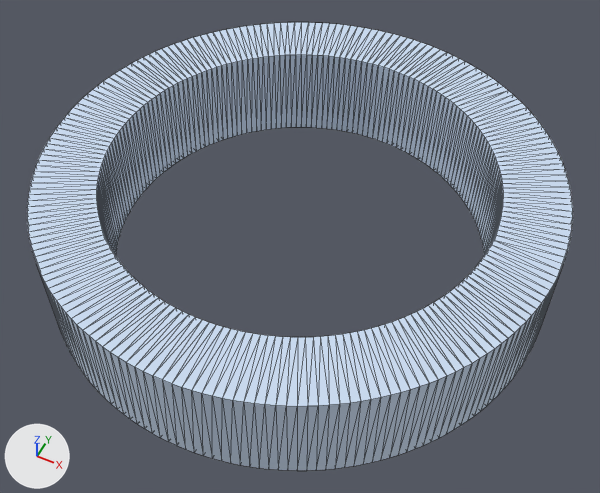
The OBJ model model/logotype.obj as it was, and as the next commit left it.
Before and after are seen from a 50 mm lens placed at (25.1, -50.1, 57.6), pointed at (1.1, -2.3, -2.3). Every picture has the same lights, and +X, +Y and +Z are marked at lower left. Mesh edges are drawn as thin lines. Where no turn or scale is listed for an object, it has been applied to the vertices.

The first picture shows 'logotype'.
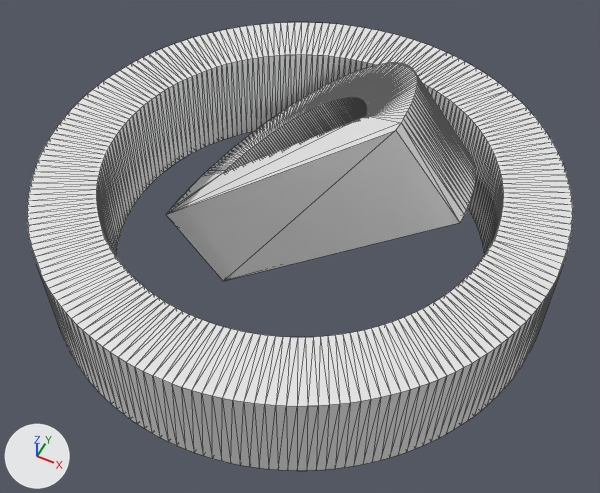
Pixel boxes [x1, y1, x2, y2] of what changed, in the pictures (600 x 493 px):
part 1 of me_logotype, added
    after: [166, 63, 476, 281]
part 2 of me_logotype, recoloured
    both: [27, 22, 573, 470]

What the commit changed:
me_logotype is used by ob_logotype; location (0.0, 0.0, 0.0).
me_logotype had 784 vertices, 1568 faces and spanned x -24.5..24.5, y -24.5..24.5, z -5.0..5.0.
me_logotype now has 1184 vertices, 2368 faces and spans x -24.5..24.5, y -24.5..24.5, z -14.4..14.4.
me_logotype part 1: a new loose piece of 400 vertices spanning x -15.6..15.6, y -1.1..16.2, z -14.4..14.4.
me_logotype part 2: 1568 faces spanning x -24.5..24.5, y -24.5..24.5, z -5.0..5.0 switch from mat_wire_154185229 (blue #ccddf3) to no material.
